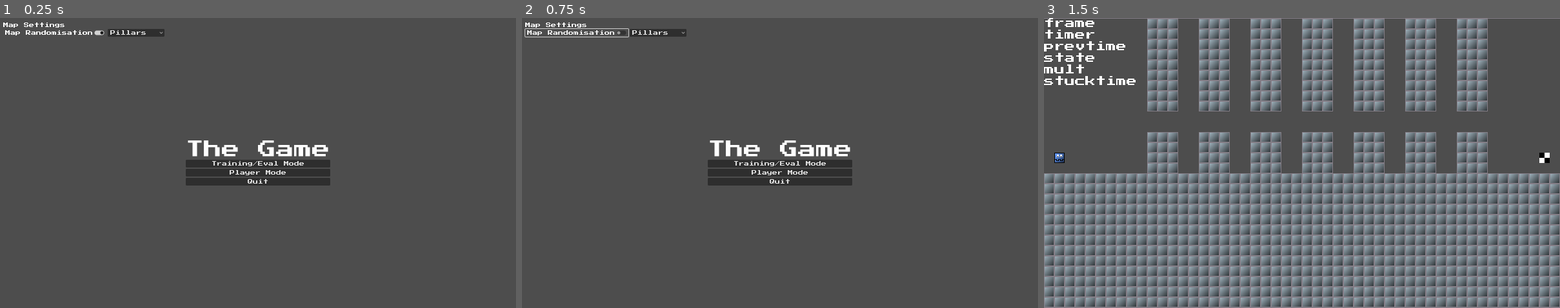
Above: before the commit, frames 1-3 (left to right).
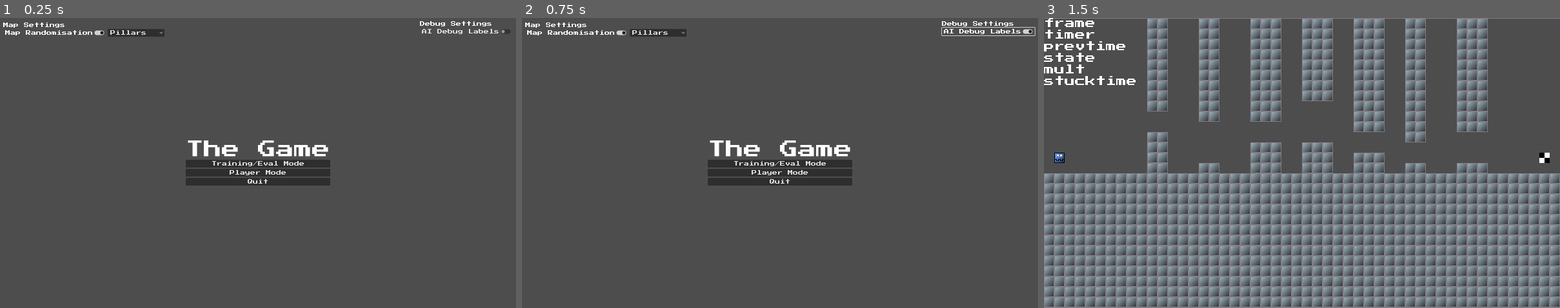
Above: after the commit, the same moments.

Repository: mdawso/dissertation
Game: Godot game, scene res://scenes/main.tscn
Two runs of this game, one before a commit and one after it. Both use one fixed random seed, a clock stepped at 60 frames per second and the inputs below.
Inputs:
- Up to frame 1 (0.25 s): no input
- Up to frame 2 (0.75 s): click "Map Randomisation" (after the commit: "AI Debug Labels") at 0.5 s
- Up to frame 3 (1.5 s): click "Training/Eval Mode" at 1.25 s

The runs differ from the first frame. In frame 1, 0.2% of the frame differs, in the area x 81-99%, y 1-6%; in frame 2, 0.4%; in frame 3, 5.5%, in the area x 24-86%, y 0-54%.

Commit message:
seperate train.py and debug label settings

Diff:
--- a/scenes/ai_player_v2.tscn
+++ b/scenes/ai_player_v2.tscn
@@ -24,7 +24,6 @@
 
 [node name="DEBUG_FinishLineVector" type="Line2D" parent="FinishLineRaycast"]
 unique_name_in_owner = true
-visible = false
 points = PackedVector2Array(0, 0, 0, 0)
 width = 2.0
 
@@ -40,6 +39,7 @@
 top_level = true
 
 [node name="DEBUG_CanvasLayer" type="CanvasLayer" parent="."]
+unique_name_in_owner = true
 
 [node name="VBoxContainer" type="VBoxContainer" parent="DEBUG_CanvasLayer"]
 offset_right = 40.0
--- a/scenes/game.tscn
+++ b/scenes/game.tscn
@@ -1,9 +1,8 @@
-[gd_scene load_steps=6 format=3 uid="uid://b365pmg7spbq"]
+[gd_scene load_steps=5 format=3 uid="uid://b365pmg7spbq"]
 
 [ext_resource type="Script" path="res://scripts/game.gd" id="1_rqp0u"]
 [ext_resource type="PackedScene" uid="uid://ds271o3vqiqkf" path="res://scenes/map_base.tscn" id="2_g0l1m"]
 [ext_resource type="PackedScene" uid="uid://bg5bu5lp34p1r" path="res://scenes/finish_line.tscn" id="3_2lyf8"]
-[ext_resource type="PackedScene" uid="uid://baklvaprgbp6v" path="res://scenes/ai_spawn.tscn" id="4_8u3dy"]
 [ext_resource type="PackedScene" uid="uid://brbdt22mxhc63" path="res://scenes/kill_plane.tscn" id="6_i3a8q"]
 
 [node name="Game" type="Node2D"]
@@ -18,9 +17,8 @@
 zoom = Vector2(2, 2)
 
 [node name="Spawns" type="Node2D" parent="."]
+unique_name_in_owner = true
 position = Vector2(-376, -8)
-
-[node name="AISpawn" parent="Spawns" instance=ExtResource("4_8u3dy")]
 
 [node name="FinishLine" parent="." instance=ExtResource("3_2lyf8")]
 position = Vector2(368, 0)
--- a/scenes/main.tscn
+++ b/scenes/main.tscn
@@ -17,7 +17,8 @@
 script/source = "extends Button
 
 func _on_pressed() -> void:
-	get_tree().change_scene_to_file(\"res://scenes/playergame.tscn\")
+	MapSettings.PlayerEnabled = true
+	get_tree().change_scene_to_file(\"res://scenes/game.tscn\")
 "
 
 [sub_resource type="GDScript" id="GDScript_5k0wr"]
@@ -46,6 +47,14 @@
 func mapChoice(id : int) -> void:
 	MapSettings.MapType = id
 	print(\"Map Type set to \" + str(MapSettings.MapType))
+"
+
+[sub_resource type="GDScript" id="GDScript_s34f8"]
+script/source = "extends CheckButton
+
+func _on_toggled(toggled_on: bool) -> void:
+	MapSettings.AIDebugLabels = toggled_on
+	print(\"AI Debug Labels set to \" + str(MapSettings.AIDebugLabels))
 "
 
 [node name="Main" type="Control"]
@@ -140,7 +149,33 @@
 popup/item_2/id = 2
 script = SubResource("GDScript_aifvi")
 
+[node name="VBoxContainer" type="VBoxContainer" parent="."]
+layout_mode = 1
+anchors_preset = 1
+anchor_left = 1.0
+anchor_right = 1.0
+offset_left = -298.0
+offset_top = 10.0
+offset_right = -10.0
+offset_bottom = 54.0
+grow_horizontal = 0
+
+[node name="Label2" type="Label" parent="VBoxContainer"]
+layout_mode = 2
+theme_override_fonts/font = ExtResource("2_fo3s8")
+text = "Debug Settings"
+
+[node name="HBoxContainer2" type="HBoxContainer" parent="VBoxContainer"]
+layout_mode = 2
+
+[node name="DebugLabelsButton" type="CheckButton" parent="VBoxContainer/HBoxContainer2"]
+layout_mode = 2
+theme_override_fonts/font = ExtResource("2_fo3s8")
+text = "AI Debug Labels"
+script = SubResource("GDScript_s34f8")
+
 [connection signal="pressed" from="MainMenu/CenterContainer/VBoxContainerTop/VBoxContainerButtons/EvalButton" to="MainMenu/CenterContainer/VBoxContainerTop/VBoxContainerButtons/EvalButton" method="_on_pressed"]
 [connection signal="pressed" from="MainMenu/CenterContainer/VBoxContainerTop/VBoxContainerButtons/PlayerButton" to="MainMenu/CenterContainer/VBoxContainerTop/VBoxContainerButtons/PlayerButton" method="_on_pressed"]
 [connection signal="pressed" from="MainMenu/CenterContainer/VBoxContainerTop/VBoxContainerButtons/QuitButton" to="MainMenu/CenterContainer/VBoxContainerTop/VBoxContainerButtons/QuitButton" method="_on_pressed"]
 [connection signal="toggled" from="MainMenu/VBoxContainer/HBoxContainer/MapRandButton" to="MainMenu/VBoxContainer/HBoxContainer/MapRandButton" method="_on_toggled"]
+[connection signal="toggled" from="VBoxContainer/HBoxContainer2/DebugLabelsButton" to="VBoxContainer/HBoxContainer2/DebugLabelsButton" method="_on_toggled"]
--- a/scenes/snake_map_base.tscn
+++ b/scenes/snake_map_base.tscn
@@ -15,10 +15,9 @@
 [sub_resource type="GDScript" id="GDScript_y4grx"]
 script/source = "extends TileMapLayer
 
-const XS = [-15, -5, 5]
-
-const W_MIN = 1
-const W_MAX = 3
+const XS = [-21, -18, -15, -12, -9, -6, -3, 0, 3, 6, 9, 12, 15, 18]
+const W = 3
+const US = 3
 
 const H_MIN = 3
 const H_MAX = 4
@@ -57,10 +56,8 @@
 	set_tile_map_data_from_array(baseTiles) # reset map
 	for x in XS:
 		var coords = Vector2i(x, 0)
-		var w = 10
 		var h = randi_range(H_MIN, H_MAX)
-		var us = 3
-		place_pillar(coords, w, h, us)
+		place_pillar(coords, W, h, US)
 
 "
 
--- a/scripts/ai_player_v2.gd
+++ b/scripts/ai_player_v2.gd
@@ -38,6 +38,7 @@
 @onready var debug_stuck_time_label: Label = %DEBUG_StuckTimeLabel
 @onready var debug_prev_time_label: Label = %DEBUG_PrevTimeLabel
 @onready var debug_frame_label: Label = %DEBUG_FrameLabel
+@onready var debug_canvas_layer: CanvasLayer = %DEBUG_CanvasLayer
 
 var spawnPosition : Vector2
 
@@ -183,7 +184,7 @@
 
 			if debug_finish_line_vector_length_label.visible:
 				debug_finish_line_vector_length_label.position = vecToFinishLine/2 + Vector2(0,-30)
-				debug_finish_line_vector_length_label.text = str(vecToFinishLine.length())
+				debug_finish_line_vector_length_label.text = str(snapped(vecToFinishLine.length(), 0.01))
 
 	if deathPenalty == true: return -300
 	elif winReward == true: return 600 * timeRewardMultiplier
@@ -197,6 +198,13 @@
 	if MapSettings.rand and Globals.Map.has_method("randomise_map"): Globals.Map.randomise_map()
 
 func _ready() -> void:
+
+	# hide debug labels if not enabled
+	if not MapSettings.AIDebugLabels:
+		debug_canvas_layer.hide()
+		debug_visible_tile_labels.hide()
+		debug_finish_line_vector.hide()
+
 	Globals.AIPlayer = self
 	spawnPosition = self.global_position
 	print("%s observations" % [numOfObservations])
--- a/scripts/game.gd
+++ b/scripts/game.gd
@@ -1,7 +1,10 @@
 extends Node2D
 
 @onready var world: Node2D = %World
+@onready var spawns: Node2D = %Spawns
 
+const PLAYER_SPAWN = preload("res://scenes/player_spawn.tscn")
+const AI_SPAWN = preload("res://scenes/ai_spawn.tscn")
 const PILLAR_MAP_BASE = preload("res://scenes/pillar_map_base.tscn")
 const SNAKE_MAP_BASE = preload("res://scenes/snake_map_base.tscn")
 const PLATFORM_MAP_BASE = preload("res://scenes/platform_map_base.tscn")
@@ -20,6 +23,9 @@
 	world.add_child(newMap)
 	Globals.Map = newMap
 
+	spawns.add_child(AI_SPAWN.instantiate())
+	if MapSettings.PlayerEnabled: spawns.add_child(PLAYER_SPAWN.instantiate())
+
 # Called every frame. 'delta' is the elapsed time since the previous frame.
 func _process(_delta: float) -> void:
 	pass
--- a/scripts/map_settings.gd
+++ b/scripts/map_settings.gd
@@ -2,3 +2,6 @@
 
 var rand : bool = true
 var MapType : int = 0
+var PlayerEnabled : bool = false
+
+var AIDebugLabels : bool = false
Not shown: 1 places in scenes/main.tscn that only renumber resources
Not shown, changed: python/server_notebook.ipynb
Not shown, added: python/train.py
